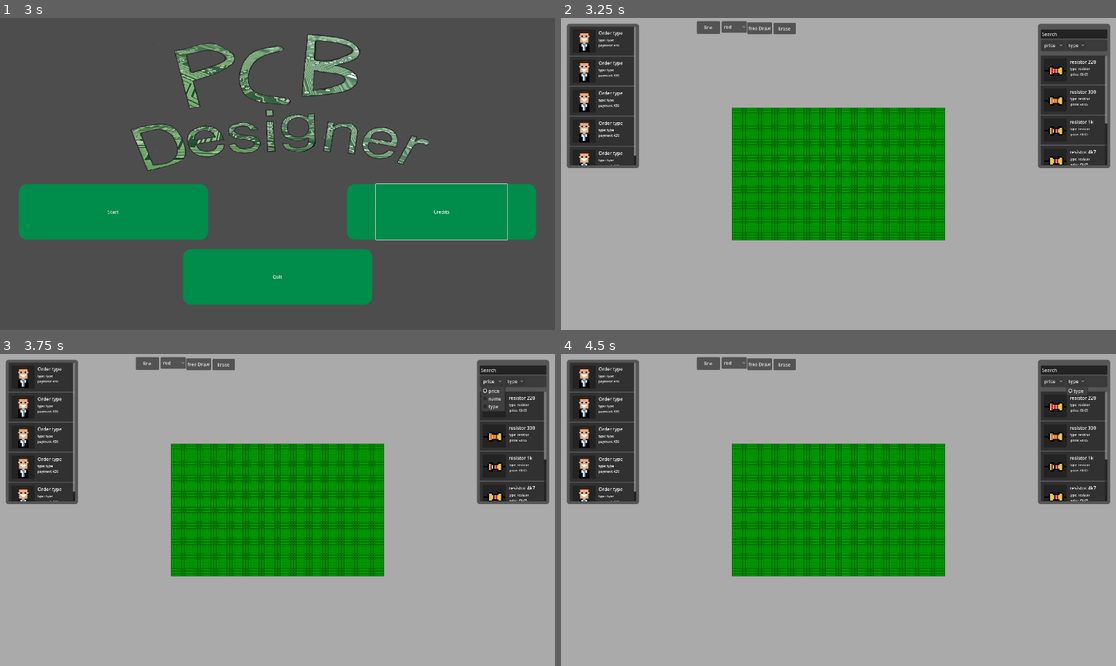
Above: before the commit, frames 1-4 (two rows, left to right).
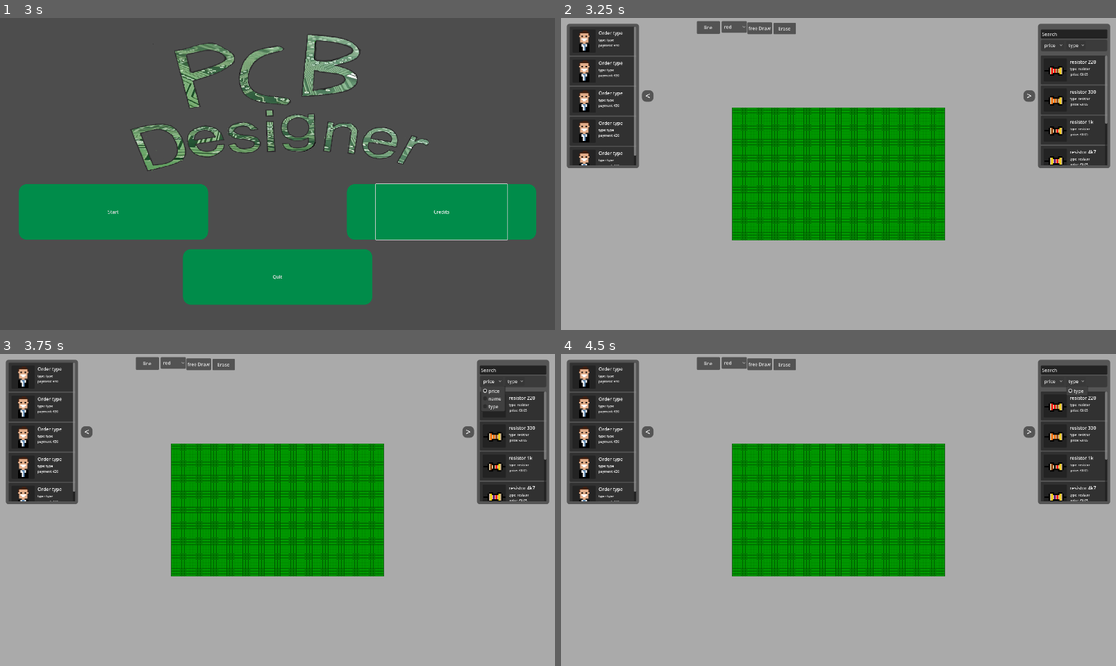
Above: after the commit, the same moments.

Repository: kankern69-max/game-godot
Game: Godot game, scene res://ui/main_menu.tscn
Same seed, same stepped clock (60 frames per second), same inputs: the game is played once before the commit and once after it.
Inputs (mouse positions are in pixels of both pictures, inside the frame that each line leads up to):
- Up to frame 1 (3 s): click "Start" at 0.5 s; click "Start" at 1.25 s; click "Credits" at 2 s; move the mouse to (399, 158) at 2.77 s; hold Right from 2.78 s (still down); tap Alt at 2.85 s; click (399, 158) at 2.92 s
- Up to frame 2 (3.25 s): keep holding Right
- Up to frame 3 (3.75 s): release Right at 3.5 s; click "price" at 3.5 s
- Up to frame 4 (4.5 s): click "type" at 4.25 s

Frame 1 is identical in both runs. In frame 2, 0.1% of the frame differs, in the area x 14-86%, y 23-27%; in frame 3, 0.1%; in frame 4, 0.1%.
Error in both runs: Cannot call method 'change_scene_to_file' on a null value. (res://ui/scripts/main_menu.gd:6)

Commit message:
Add collapsible UI panels and trace tweaks
This update adds collapsible component and order panels with animated open/close buttons, and wires the new UI behavior into the scene. It also removes a debug print from component selection, narrows trace lines, and adjusts grid snapping so board placement aligns more precisely.

Diff:
--- a/pcd-desinger-v-1/components.gd
+++ b/pcd-desinger-v-1/components.gd
@@ -91,8 +91,8 @@
 	var localPos = pos - boardOffset
 	var clamped_x = clampf(localPos.x, 0, boardSize.x)
 	var clamped_y = clampf(localPos.y, 0, boardSize.y)
-	var snapped_x = floor(clamped_x / dotDistance) * dotDistance + halfStep
-	var snapped_y = floor(clamped_y / dotDistance) * dotDistance + halfStep
+	var snapped_x = floor(clamped_x / dotDistance) * dotDistance + halfStep -0.5
+	var snapped_y = floor(clamped_y / dotDistance) * dotDistance + halfStep -0.5
 	return boardOffset + Vector2(snapped_x, snapped_y)
 
 func _to_cell(worldPos: Vector2) -> Vector2i:
--- a/pcd-desinger-v-1/mainSystems/trace.tscn
+++ b/pcd-desinger-v-1/mainSystems/trace.tscn
@@ -6,5 +6,5 @@
 script = ExtResource("1_h4eno")
 
 [node name="Line2D" type="Line2D" parent="." unique_id=1770303252]
-width = 2.0
+width = 1.0
 default_color = Color(1, 0, 0, 1)
--- a/pcd-desinger-v-1/ui/component_tile.gd
+++ b/pcd-desinger-v-1/ui/component_tile.gd
@@ -44,4 +44,3 @@
 		await click.finished
 		Global.selected_component = component
 		Global.toolChanged.emit("PLACE")
-		print(Global.selected_component)
--- a/pcd-desinger-v-1/ui/component_ui.gd
+++ b/pcd-desinger-v-1/ui/component_ui.gd
@@ -2,7 +2,9 @@
 
 var componentTile := preload("res://ui/component_tile.tscn")
 
+@onready var panel: Panel = $"."
 @onready var Vbox : VBoxContainer = $components/VBoxContainer
+@onready var openCloseLabel: Label = $open_closeButton/Label
 
 func _process(delta):
 	if Global.unlocked_components.size() != Vbox.get_child_count():
@@ -16,3 +18,23 @@
 		var tile := componentTile.instantiate()
 		tile.component = component
 		Vbox.add_child(tile)
+
+
+func _on_open_close_button_gui_input(event):
+	if event is InputEventMouseButton and event.button_index == MOUSE_BUTTON_LEFT and event.pressed:
+		var target_position: Vector2
+
+		if openCloseLabel.text == ">":
+			target_position = Vector2(1920, 20)
+			openCloseLabel.text = "<"
+		elif openCloseLabel.text == "<":
+			target_position = Vector2(1650, 20)
+			openCloseLabel.text = ">"
+		else:
+			push_error("Component ui open close broken!")
+			return
+
+		var tween = create_tween()
+		tween.set_trans(Tween.TransitionType.TRANS_QUAD)
+		tween.set_ease(Tween.EaseType.EASE_OUT)
+		tween.tween_property(panel, "position", target_position, 0.4)
--- /dev/null
+++ b/pcd-desinger-v-1/ui/order_ui.gd
@@ -0,0 +1,23 @@
+extends Panel
+
+@onready var panel: Panel = $"."
+@onready var openCloseLabel: Label = $open_closeButton/Label
+
+func _on_open_close_button_gui_input(event):
+	if event is InputEventMouseButton and event.button_index == MOUSE_BUTTON_LEFT and event.pressed:
+		var target_position: Vector2
+
+		if openCloseLabel.text == "<":
+			target_position = Vector2(-250, 20)
+			openCloseLabel.text = ">"
+		elif openCloseLabel.text == ">":
+			target_position = Vector2(20, 20)
+			openCloseLabel.text = "<"
+		else:
+			push_error("Component ui open close broken!")
+			return
+
+		var tween = create_tween()
+		tween.set_trans(Tween.TransitionType.TRANS_QUAD)
+		tween.set_ease(Tween.EaseType.EASE_OUT)
+		tween.tween_property(panel, "position", target_position, 0.4)
--- a/pcd-desinger-v-1/ui/ui.tscn
+++ b/pcd-desinger-v-1/ui/ui.tscn
@@ -3,6 +3,7 @@
 [ext_resource type="Script" uid="uid://bkxw3ht52pulb" path="res://ui/component_ui.gd" id="1_ks8t7"]
 [ext_resource type="PackedScene" uid="uid://k3dpp7niy886" path="res://ui/component_tile.tscn" id="1_nb4k0"]
 [ext_resource type="Script" uid="uid://yubuix3qvtwj" path="res://ui/drawing_ui.gd" id="2_ks8t7"]
+[ext_resource type="Script" uid="uid://c15itt636dald" path="res://ui/order_ui.gd" id="4_tf0e0"]
 [ext_resource type="PackedScene" uid="uid://cw4ihrxhwgc4o" path="res://ui/order_tile.tscn" id="4_vkava"]
 
 [sub_resource type="StyleBoxFlat" id="StyleBoxFlat_ofb81"]
@@ -85,6 +86,13 @@
 corner_radius_top_right = 3
 corner_radius_bottom_right = 3
 corner_radius_bottom_left = 3
+
+[sub_resource type="StyleBoxFlat" id="StyleBoxFlat_bo1jx"]
+bg_color = Color(0, 0, 0, 0.5)
+corner_radius_top_left = 15
+corner_radius_top_right = 15
+corner_radius_bottom_right = 15
+corner_radius_bottom_left = 15
 
 [node name="UI" type="CanvasLayer" unique_id=209732671]
 
@@ -186,6 +194,27 @@
 [node name="ComponentTile4" parent="Control/ComponentUI/components/VBoxContainer" unique_id=555848849 instance=ExtResource("1_nb4k0")]
 layout_mode = 2
 
+[node name="open_closeButton" type="Panel" parent="Control/ComponentUI" unique_id=421970781]
+layout_mode = 1
+anchors_preset = 4
+anchor_top = 0.5
+anchor_bottom = 0.5
+offset_left = -50.0
+offset_top = -20.0
+offset_right = -10.0
+offset_bottom = 20.0
+grow_vertical = 2
+theme_override_styles/panel = SubResource("StyleBoxFlat_bo1jx")
+
+[node name="Label" type="Label" parent="Control/ComponentUI/open_closeButton" unique_id=910103923]
+layout_mode = 0
+offset_right = 40.0
+offset_bottom = 40.0
+theme_override_font_sizes/font_size = 28
+text = ">"
+horizontal_alignment = 1
+vertical_alignment = 1
+
 [node name="DrawingUI" type="Control" parent="Control" unique_id=476007534]
 anchors_preset = 0
 offset_left = 470.0
@@ -230,6 +259,7 @@
 offset_right = 270.0
 offset_bottom = 520.0
 theme_override_styles/panel = SubResource("StyleBoxFlat_ofb81")
+script = ExtResource("4_tf0e0")
 
 [node name="ScrollContainer" type="ScrollContainer" parent="Control/OrderUI" unique_id=345653316]
 layout_mode = 0
@@ -255,3 +285,30 @@
 
 [node name="ComponentTile5" parent="Control/OrderUI/ScrollContainer/VBoxContainer" unique_id=204008041 instance=ExtResource("4_vkava")]
 layout_mode = 2
+
+[node name="open_closeButton" type="Panel" parent="Control/OrderUI" unique_id=1401115351]
+layout_mode = 1
+anchors_preset = 6
+anchor_left = 1.0
+anchor_top = 0.5
+anchor_right = 1.0
+anchor_bottom = 0.5
+offset_left = 10.0
+offset_top = -20.0
+offset_right = 50.0
+offset_bottom = 20.0
+grow_horizontal = 0
+grow_vertical = 2
+theme_override_styles/panel = SubResource("StyleBoxFlat_bo1jx")
+
+[node name="Label" type="Label" parent="Control/OrderUI/open_closeButton" unique_id=1003705441]
+layout_mode = 0
+offset_right = 40.0
+offset_bottom = 40.0
+theme_override_font_sizes/font_size = 28
+text = "<"
+horizontal_alignment = 1
+vertical_alignment = 1
+
+[connection signal="gui_input" from="Control/ComponentUI/open_closeButton" to="Control/ComponentUI" method="_on_open_close_button_gui_input"]
+[connection signal="gui_input" from="Control/OrderUI/open_closeButton" to="Control/OrderUI" method="_on_open_close_button_gui_input"]
Not shown, added: pcd-desinger-v-1/ui/order_ui.gd.uid
